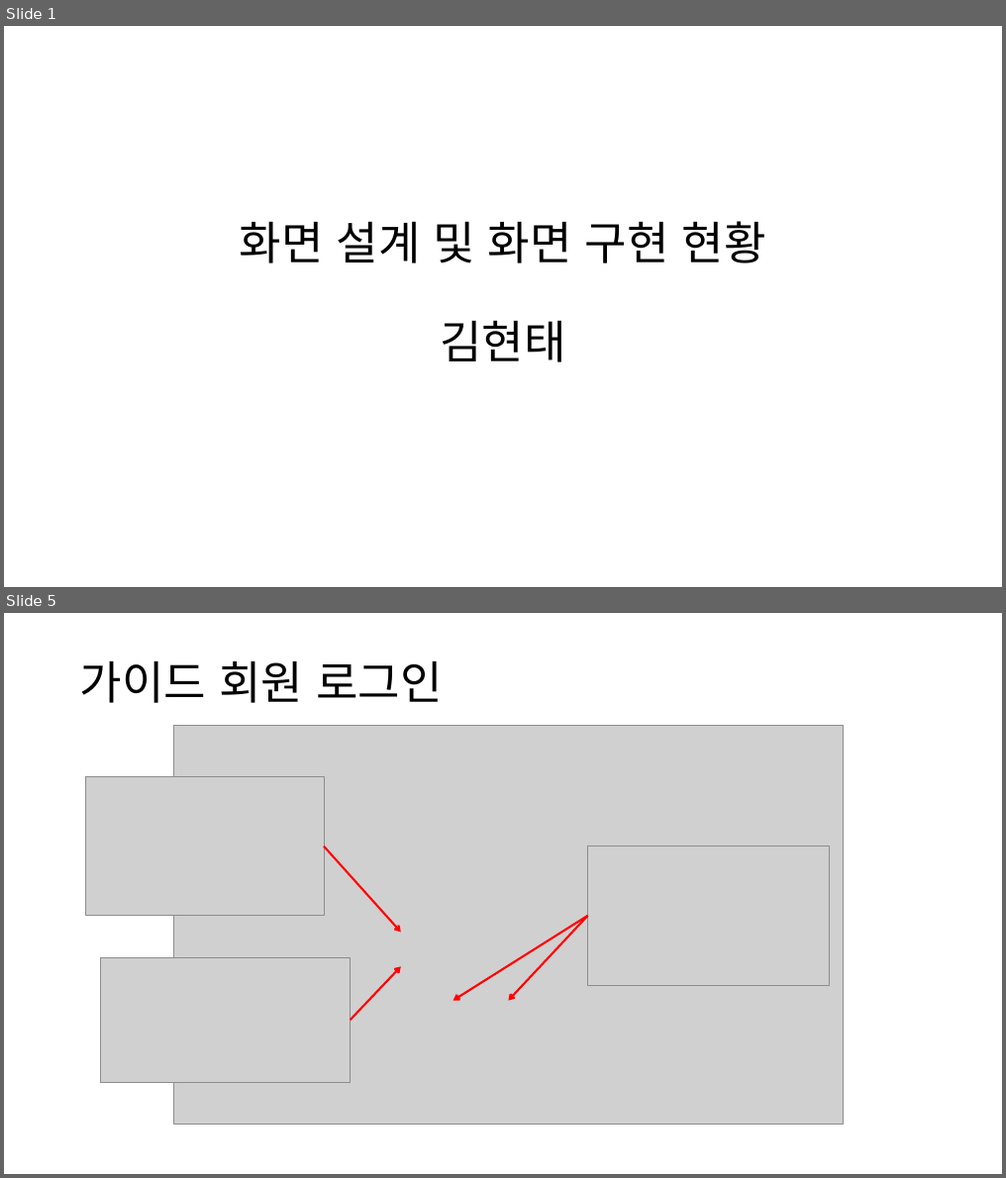
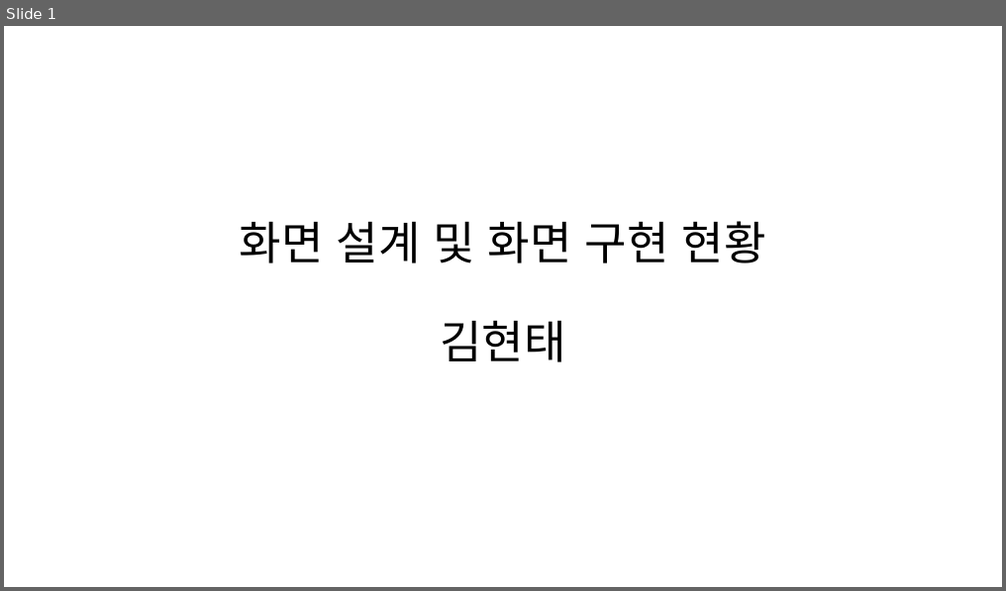
Before and after one commit to ezenteam2/TripMate, a slide deck: 0130현태.pptx. Shown one above the other, each under a label of ours: slides 1 and 5 before the commit, slide 1 after it; the slides between them are not shown. The pictures are 1006x1178 and 1006x591 pixels, drawn with LibreOffice and Linux fonts; fonts in the diff are those of the drawing; grey boxes stand for pictures. Boxes give left, top, right and bottom in pixels: in the first picture for what was removed or moved away, otherwise in the second. Text is boxed around its words. In the diff, an @@ line names an element or a change of style, - is before the commit and + after.

```diff
--- a/0130현태.pptx
+++ b/0130현태.pptx
@@ slide 5 removed at [4,613,1002,1174], background #FFFFFF @@
@@ title removed at [80,661,442,703] @@
-가이드 회원 로그인
@@ picture removed at [174,725,844,1124] @@
@@ picture removed at [86,777,325,916] @@
@@ arrow removed from (324, 847) to (401, 932) @@
@@ picture removed at [588,846,829,985] @@
@@ arrow removed from (588, 916) to (453, 1001) @@
@@ arrow removed from (588, 916) to (509, 1001) @@
@@ picture removed at [101,959,350,1083] @@
@@ arrow removed from (350, 1020) to (401, 967) @@
```
Also in this commit, not shown: 5 slides changed, 7 slides added, 4 other slides removed.
